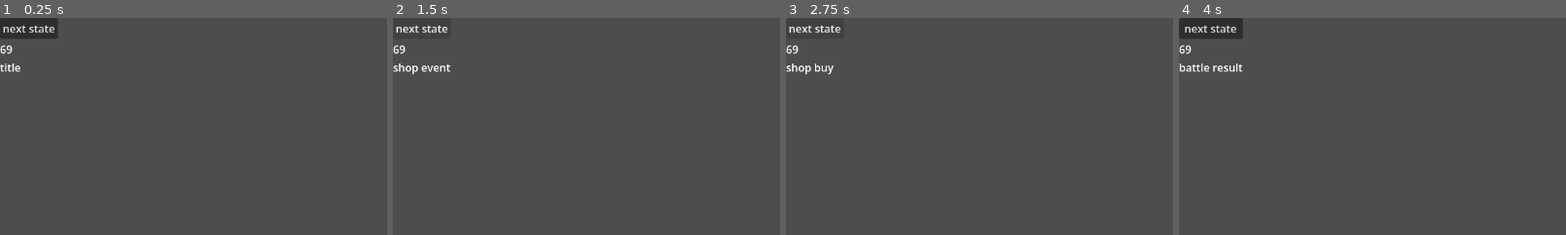
Above: before the commit, frames 1-4 (left to right).
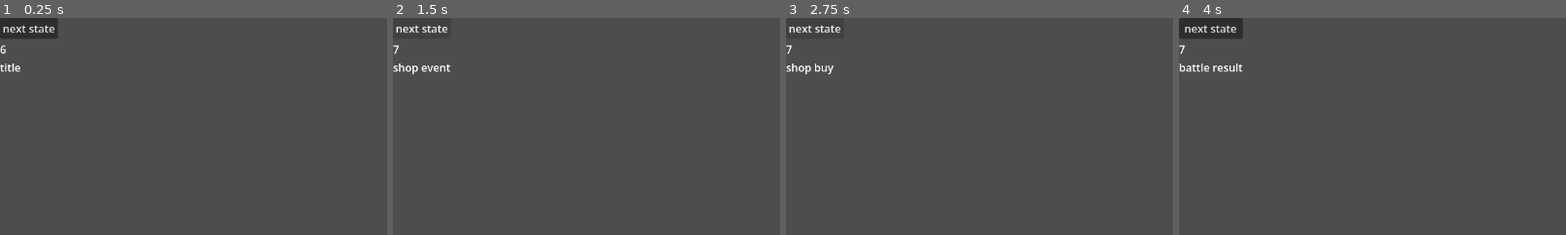
Above: after the commit, the same moments.

Repository: em-r-linso/autobattler
Game: Godot game, scene res://main.tscn
Same seed, same stepped clock (60 frames per second), same inputs: the game is played once before the commit and once after it.
Inputs (mouse positions are % of the whole screen's width and height, from its top left):
- Up to frame 1 (0.25 s): no input
- Up to frame 2 (1.5 s): click "next state" at 0.5 s; click "next state" at 1.25 s
- Up to frame 3 (2.75 s): click "next state" at 2 s
- Up to frame 4 (4 s): tap Enter at 2.75 s; move the mouse to (72, 45) at 2.77 s; click (72, 45) at 2.92 s; tap Space at 3.5 s; move the mouse to (30, 55) at 3.52 s; click (30, 55) at 3.67 s
The pictures show only the part of the screen within x 0-50%, y 0-50%; the shares and areas given below are measured in that part.

The runs differ from the first frame. In frame 1, less than 0.1% of the frame differs, in the area x 1-4%, y 12-17%; in frame 2, less than 0.1%, in the area x 0-4%, y 12-17%; in frame 3, less than 0.1%; in frame 4, less than 0.1%.

Commit message:
Add interest to shop enter state

Diff:
--- a/game_manager.gd
+++ b/game_manager.gd
@@ -26,11 +26,18 @@
 
 @export var initial_state = STATE.TITLE
 @export var initial_money = 0
+@export var interest_rate = 0.2 # 0.2 == 20% == 1 interest per 5 money
+@export var max_interest = 5
 
 
 var state:
 	set(value):
 		state = value
+		match state:
+			STATE.SHOP_ENTER:
+				on_state_shop_enter()
+			_:
+				pass
 		SignalBus.game_state_changed.emit(state)
 	get:
 		return state
@@ -62,3 +69,7 @@
 			state = STATE.SHOP_ENTER
 		_:
 			state += 1
+
+
+func on_state_shop_enter():
+	money += min(floor(money * interest_rate), max_interest)
--- a/main.tscn
+++ b/main.tscn
@@ -9,7 +9,7 @@
 
 [node name="game manager" type="Node" parent="." unique_id=1929405047]
 script = ExtResource("1_ig7tw")
-initial_money = 69
+initial_money = 6
 
 [node name="placeholder ui container" type="VBoxContainer" parent="." unique_id=373669900]
 offset_right = 40.0
